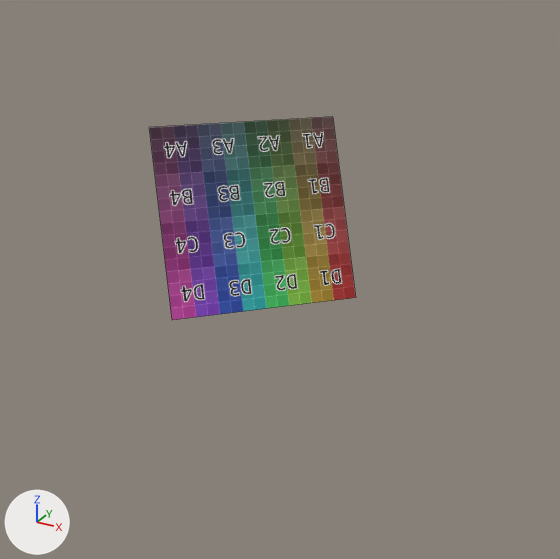
The COLLADA model media/models/triangle.dae: old version first, new version second.
One viewpoint serves both versions: a camera (50 mm lens) standing at (11.76, -19.77, 7.87) and looking at (0.71, 0.31, -2.17). Every picture has the same lights, and +X, +Y and +Z are marked at lower left. Mesh edges are drawn as thin lines.
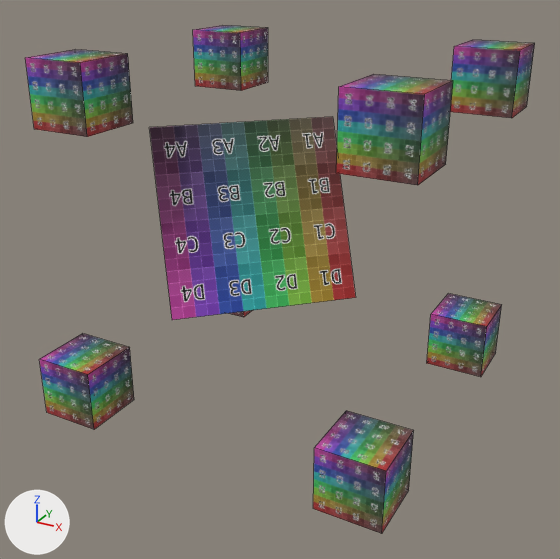
Pixel boxes (x1, y1, x2, y2) of what changed, in the pictures (560 x 559 px):
'Plane', reshaped (147% wider, 150% taller): before (150, 117, 356, 320); after (25, 25, 535, 534)
part 1 of me_plane, added: after (336, 74, 453, 185)
part 2 of me_plane, added: after (25, 50, 133, 137)
part 3 of me_plane, added: after (193, 25, 268, 91)
part 4 of me_plane, added: after (450, 40, 535, 118)
part 5 of me_plane, added: after (427, 293, 502, 377)
part 6 of me_plane, added: after (228, 310, 253, 317)
part 7 of me_plane, added: after (39, 333, 134, 429)
part 8 of me_plane, added: after (313, 411, 414, 534)

What the commit changed:
me_plane is used by ob_plane; location (0.0, 0.0, 0.0).
me_plane had 4 vertices, 1 face and spanned x -3.03..3.03, y -3.01..3.01, z -2.62..2.62.
me_plane now has 68 vertices, 49 faces and spans x -5.3..6.51, y -4.57..6.5, z -6.31..4.84.
me_plane part 1: a new loose piece, a box spanning x 4.4..6.4, y -3.66..-1.66, z 2.84..4.84, in mat_material_001 (picture img_uv_color_png).
me_plane part 2: a new loose piece, a box spanning x -5.19..-3.19, y -3.66..-1.66, z 2.84..4.84, in mat_material_001 (picture img_uv_color_png).
me_plane part 3: a new loose piece, a box spanning x -5.19..-3.19, y 4.5..6.5, z 2.84..4.84, in mat_material_001 (picture img_uv_color_png).
me_plane part 4: a new loose piece, a box spanning x 4.51..6.51, y 4.5..6.5, z 2.84..4.84, in mat_material_001 (picture img_uv_color_png).
me_plane part 5: a new loose piece, a box spanning x 4.51..6.51, y 4.5..6.5, z -6.31..-4.31, in mat_material_001 (picture img_uv_color_png).
me_plane part 6: a new loose piece, a box spanning x -5.3..-3.3, y 4.5..6.5, z -6.31..-4.31, in mat_material_001 (picture img_uv_color_png).
me_plane part 7: a new loose piece, a box spanning x -5.3..-3.3, y -4.57..-2.57, z -6.31..-4.31, in mat_material_001 (picture img_uv_color_png).
me_plane part 8: a new loose piece, a box spanning x 4.42..6.42, y -4.57..-2.57, z -6.31..-4.31, in mat_material_001 (picture img_uv_color_png).
